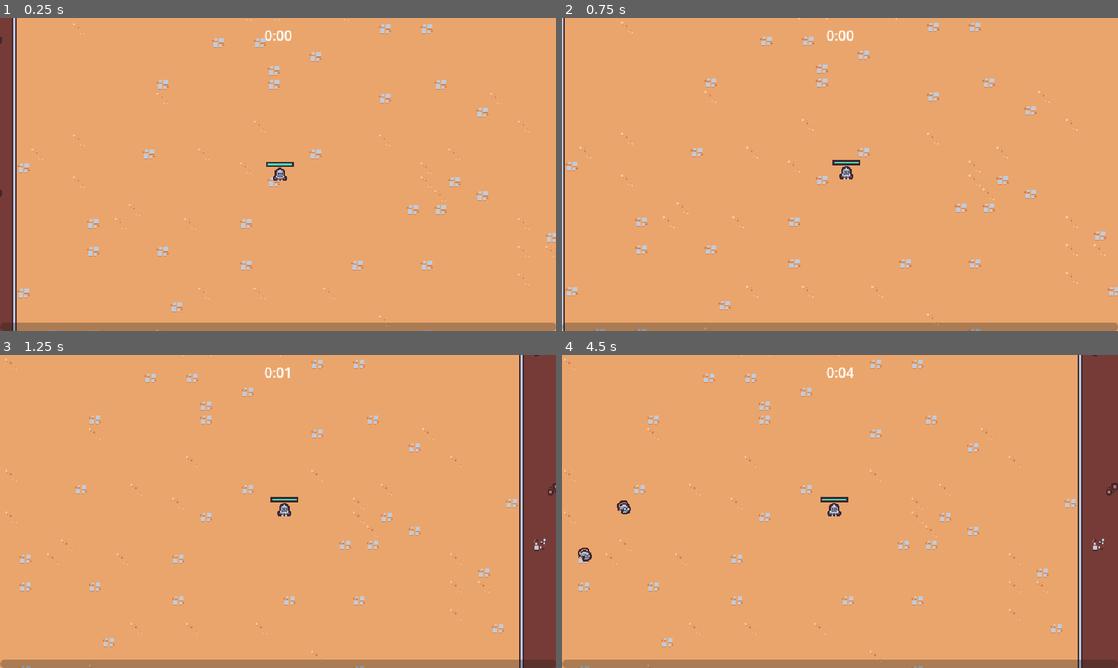
Above: before the commit, frames 1-4 (two rows, left to right).
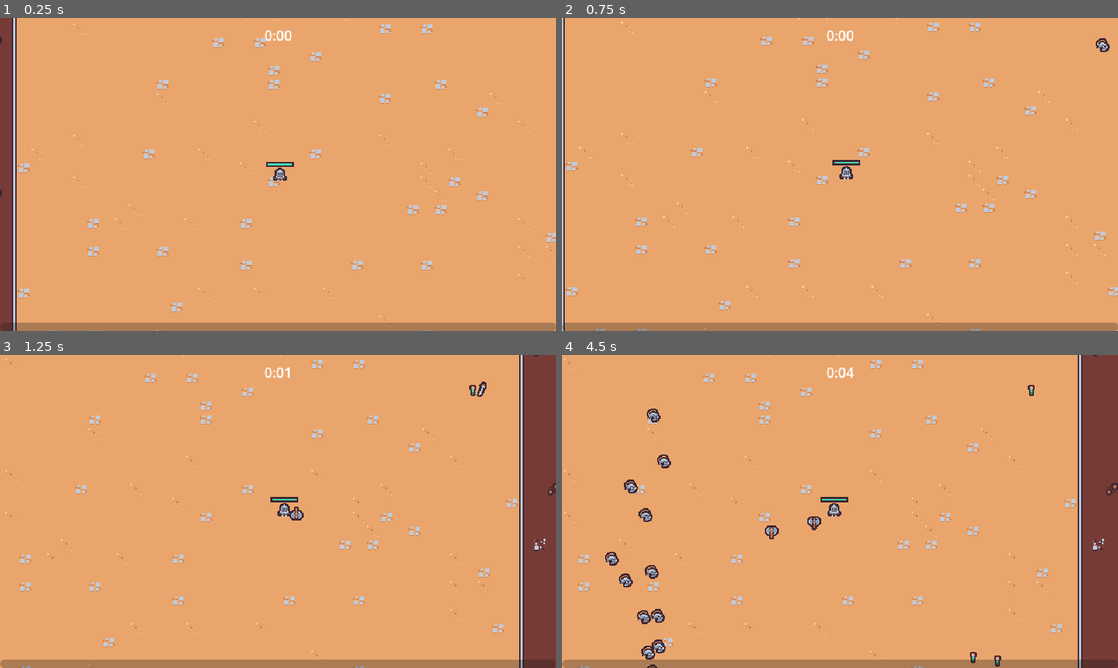
Above: after the commit, the same moments.

Repository: xiaorongdian/2dsurvivorscourse
Game: Godot game, scene res://scenes/main/main.tscn
The game is run twice, just before and just after one commit, with the same random seed, the same clock (stepped at 60 frames per second) and the same inputs.
Inputs (mouse positions are in pixels of both pictures, inside the frame that each line leads up to):
- Up to frame 1 (0.25 s): no input
- Up to frame 2 (0.75 s): move the mouse to (962, 158) at 0.52 s; press the mouse at (962, 158) at 0.53 s; hold Right (move_right) from 0.53 s (still down)
- Up to frame 3 (1.25 s): keep holding Right (move_right)
- Up to frame 4 (4.5 s): move the mouse to (728, 527) at 1.27 s; release Right (move_right) at 1.28 s; release the mouse at (728, 527) at 1.28 s; hold Down (move_down) 1.28-2.03 s; click (728, 527) at 1.35 s; move the mouse to (895, 442) at 2.02 s; press the mouse at (895, 442) at 2.03 s; hold Right (move_right) 2.03-2.78 s; move the mouse to (812, 574) at 2.77 s; release the mouse at (812, 574) at 2.78 s; hold Up (move_up) 2.78-3.53 s; click (812, 574) at 2.85 s; move the mouse to (1006, 558) at 3.52 s; press the mouse at (1006, 558) at 3.53 s; hold Left (move_left) from 3.53 s (still down); move the mouse to (673, 464) at 4.27 s; release the mouse at (673, 464) at 4.28 s; click (673, 464) at 4.35 s

Frame 1 is identical in both runs. In frame 2, less than 0.1% of the frame differs, in the area x 96-99%, y 6-11%; in frame 3, 0.2%; in frame 4, 1.3%, in the area x 2-85%, y 9-100%.

Commit message:
很重要，斧头能力添加，添加旋转动画，随机初始化方向，碰撞组件，伤害

Diff:
--- /dev/null
+++ b/scenes/ability/axe_ability/axe_ability.gd
@@ -0,0 +1,33 @@
+extends Node2D
+
+#命中组件
+@onready var hitbox_component: HitboxComponent = $HitboxComponent
+
+#初始化斧头的旋转方向
+var base_rotation = Vector2.RIGHT
+
+#最大半径
+const MAX_RADIUS = 100
+
+func _ready() -> void:
+	base_rotation = Vector2.RIGHT.rotated(randf_range(0, TAU))
+	#编程动画
+	var tween = create_tween()
+	#从0到2π 用时 3 秒 0.0~2.0不断传入 tween_method方法
+	tween.tween_method(tween_method, 0.0, 2.0, 2)
+	#tween运行完调用，使斧头消失
+	tween.tween_callback(queue_free)
+
+func tween_method(rotations: float):
+	#旋转百分比 2是我们最大值 rotations 在2秒内从0增长到2
+	var percent = rotations / 2
+	#百分比*半径=当前半径
+	var currect_radius = percent * MAX_RADIUS
+	#现在的方向
+	var current_direction = base_rotation.rotated(rotations * TAU)
+
+	var player = get_tree().get_first_node_in_group("player") as Node2D
+	if player == null:
+		return
+	#初始位置在玩家身上 方向*半径加上初始位置
+	global_position = player.global_position + (current_direction * currect_radius)
--- /dev/null
+++ b/scenes/ability/axe_ability/axe_ability.tscn
@@ -0,0 +1,64 @@
+[gd_scene load_steps=8 format=3 uid="uid://ol6jaj852oyj"]
+
+[ext_resource type="Texture2D" uid="uid://chfvjx747f01m" path="res://scenes/ability/axe_ability/axe.png" id="1_4o2mv"]
+[ext_resource type="Script" uid="uid://dgwd57wjuibm7" path="res://scenes/ability/axe_ability/axe_ability.gd" id="1_65u81"]
+[ext_resource type="PackedScene" uid="uid://dy1nuhwq6x5ss" path="res://scenes/component/hitbox_component.tscn" id="3_m8265"]
+
+[sub_resource type="CircleShape2D" id="CircleShape2D_r58rl"]
+
+[sub_resource type="Animation" id="Animation_m8265"]
+resource_name = "default"
+length = 0.5
+loop_mode = 1
+tracks/0/type = "value"
+tracks/0/imported = false
+tracks/0/enabled = true
+tracks/0/path = NodePath("Sprite2D:rotation")
+tracks/0/interp = 1
+tracks/0/loop_wrap = true
+tracks/0/keys = {
+"times": PackedFloat32Array(0, 0.5),
+"transitions": PackedFloat32Array(1, 1),
+"update": 0,
+"values": [0.0, 6.28319]
+}
+
+[sub_resource type="Animation" id="Animation_r58rl"]
+length = 0.001
+tracks/0/type = "value"
+tracks/0/imported = false
+tracks/0/enabled = true
+tracks/0/path = NodePath("Sprite2D:rotation")
+tracks/0/interp = 1
+tracks/0/loop_wrap = true
+tracks/0/keys = {
+"times": PackedFloat32Array(0),
+"transitions": PackedFloat32Array(1),
+"update": 0,
+"values": [0.0]
+}
+
+[sub_resource type="AnimationLibrary" id="AnimationLibrary_twdap"]
+_data = {
+&"RESET": SubResource("Animation_r58rl"),
+&"default": SubResource("Animation_m8265")
+}
+
+[node name="AxeAbility" type="Node2D"]
+script = ExtResource("1_65u81")
+
+[node name="HitboxComponent" parent="." instance=ExtResource("3_m8265")]
+
+[node name="CollisionShape2D" type="CollisionShape2D" parent="HitboxComponent"]
+light_mask = 4
+visibility_layer = 4
+shape = SubResource("CircleShape2D_r58rl")
+
+[node name="Sprite2D" type="Sprite2D" parent="."]
+texture = ExtResource("1_4o2mv")
+
+[node name="AnimationPlayer" type="AnimationPlayer" parent="."]
+libraries = {
+&"": SubResource("AnimationLibrary_twdap")
+}
+autoplay = "default"
--- /dev/null
+++ b/scenes/ability/axe_ability_controller/axe_ability_controller.gd
@@ -0,0 +1,23 @@
+extends Node
+
+@export var axe_ability_scene: PackedScene
+
+var damage = 10
+
+func _ready() -> void:
+	$Timer.timeout.connect(on_timer_timeout)
+
+
+func on_timer_timeout():
+	var player = get_tree().get_first_node_in_group("player") as Node2D
+	if(null == player):
+		return
+
+	var foreground = get_tree().get_first_node_in_group("foreground_layer") as Node2D
+	if foreground == null:
+		return
+
+	var axe_instance = axe_ability_scene.instantiate() as Node2D
+	foreground.add_child(axe_instance)
+	axe_instance.global_position = player.global_position
+	axe_instance.hitbox_component.damage = damage
--- /dev/null
+++ b/scenes/ability/axe_ability_controller/axe_ability_controller.tscn
@@ -0,0 +1,11 @@
+[gd_scene load_steps=3 format=3 uid="uid://kobi6j7ix2jp"]
+
+[ext_resource type="Script" uid="uid://wqeoujs202qv" path="res://scenes/ability/axe_ability_controller/axe_ability_controller.gd" id="1_s261h"]
+[ext_resource type="PackedScene" uid="uid://ol6jaj852oyj" path="res://scenes/ability/axe_ability/axe_ability.tscn" id="2_pxip5"]
+
+[node name="AxeAbilityController" type="Node"]
+script = ExtResource("1_s261h")
+axe_ability_scene = ExtResource("2_pxip5")
+
+[node name="Timer" type="Timer" parent="."]
+autostart = true
--- a/scenes/ability/sword_ability_controller/sword_ability_controller.gd
+++ b/scenes/ability/sword_ability_controller/sword_ability_controller.gd
@@ -31,6 +31,7 @@
 		)
 
 	var sword_instance = sword_ability.instantiate() as SwordAbility
+	#弄一个主场景节点统一管理游戏中临时生成的child
 	var forground_layer = get_tree().get_first_node_in_group("foreground_layer")
 	forground_layer.add_child(sword_instance)
 	#player.get_parent().add_child(sword_instance)
@@ -44,10 +45,11 @@
 	sword_instance.rotation = enemy_position.angle()
 
 
+#升级剑时
 func on_ability_upgrade_added(upgrade: AbilityUpgrade, current_upgrades: Dictionary):
 	if upgrade.id != "sword_rate":
 		return
 	var percent_reduction = current_upgrades["sword_rate"]["quantity"] * .1
 	base_wait_time *= 1 - percent_reduction
-	$Timer.wait_time = base_wait_time
+	$Timer.wait_time = max(base_wait_time, 0.1)
 	$Timer.start()
--- a/scenes/ability/sword_ability_controller/sword_ability_controller.tscn
+++ b/scenes/ability/sword_ability_controller/sword_ability_controller.tscn
@@ -8,5 +8,4 @@
 sword_ability = ExtResource("2_pu37i")
 
 [node name="Timer" type="Timer" parent="."]
-wait_time = 1.5
 autostart = true
--- a/scenes/component/hitbox_component.gd
+++ b/scenes/component/hitbox_component.gd
@@ -1,5 +1,6 @@
 extends Area2D
 
+#命中组件 很重要
 class_name HitboxComponent
 
 var damage = 0
--- a/scenes/game_object/player/player.tscn
+++ b/scenes/game_object/player/player.tscn
@@ -1,9 +1,10 @@
-[gd_scene load_steps=10 format=3 uid="uid://b18o0gkulxfsp"]
+[gd_scene load_steps=11 format=3 uid="uid://b18o0gkulxfsp"]
 
 [ext_resource type="Texture2D" uid="uid://djictqy0tyt7o" path="res://scenes/game_object/player/player.png" id="1_8afob"]
 [ext_resource type="Script" uid="uid://cwqc58gw2yvvg" path="res://scenes/game_object/player/player.gd" id="1_dovo2"]
 [ext_resource type="PackedScene" uid="uid://bt7qjoy5mv40h" path="res://scenes/ability/sword_ability_controller/sword_ability_controller.tscn" id="2_gmlin"]
 [ext_resource type="PackedScene" uid="uid://cxm8ccp38p802" path="res://scenes/component/health_component.tscn" id="2_ss5pk"]
+[ext_resource type="PackedScene" uid="uid://kobi6j7ix2jp" path="res://scenes/ability/axe_ability_controller/axe_ability_controller.tscn" id="4_tj6oj"]
 
 [sub_resource type="StyleBoxFlat" id="StyleBoxFlat_ss5pk"]
 bg_color = Color(0.247059, 0.14902, 0.192157, 1)
@@ -36,6 +37,8 @@
 [node name="AbilityManager" type="Node" parent="."]
 
 [node name="SwordController" parent="AbilityManager" instance=ExtResource("2_gmlin")]
+
+[node name="AxeAbilityController" parent="AbilityManager" instance=ExtResource("4_tj6oj")]
 
 [node name="DamageIntervalTimer" type="Timer" parent="."]
 wait_time = 0.5
--- a/scenes/manager/enemy_manager.tscn
+++ b/scenes/manager/enemy_manager.tscn
@@ -8,5 +8,6 @@
 base_enemy_scene = ExtResource("2_1w3g6")
 
 [node name="Timer" type="Timer" parent="."]
+wait_time = 0.1
 one_shot = true
 autostart = true
Binary file added: scenes/ability/axe_ability/axe.png
Not shown, added: scenes/ability/axe_ability/axe.png.import
Not shown, added: scenes/ability/axe_ability/axe_ability.gd.uid
Not shown, added: scenes/ability/axe_ability_controller/axe_ability_controller.gd.uid
Not shown, changed: 2DSurvivorsCourse.pck
